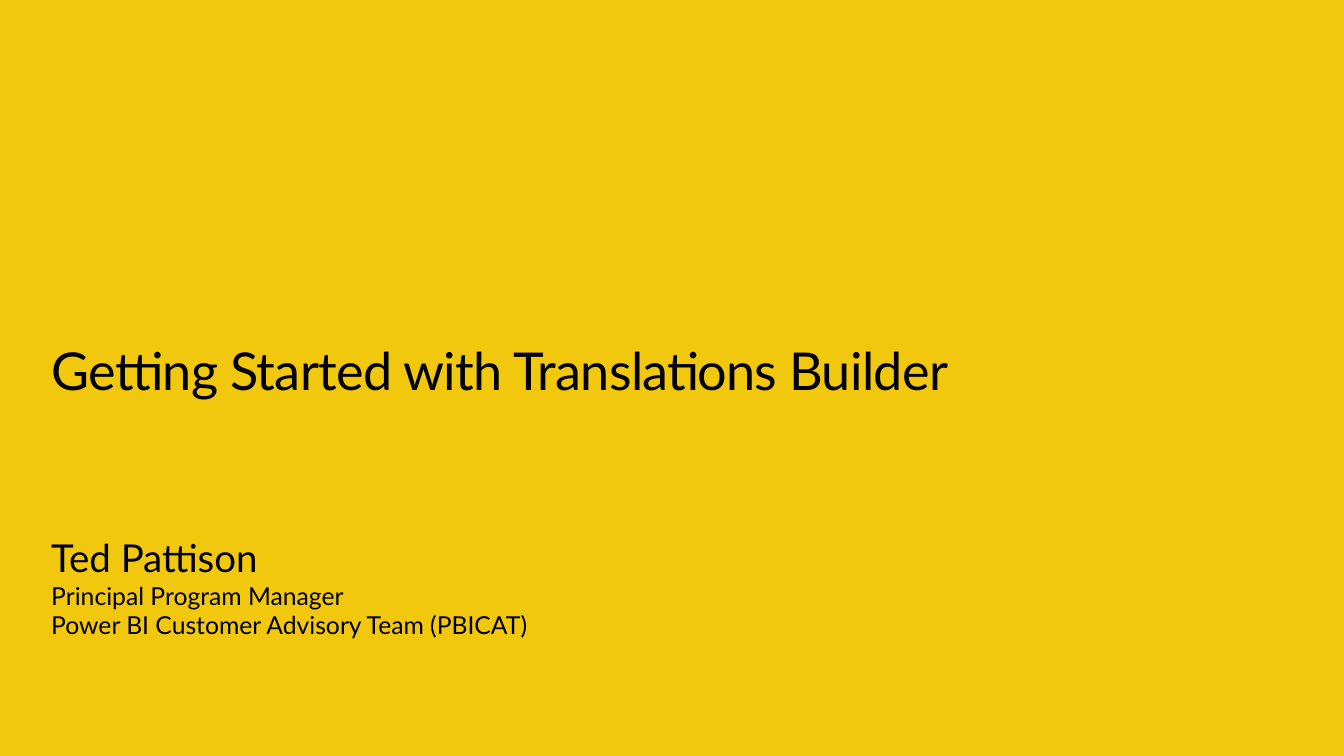
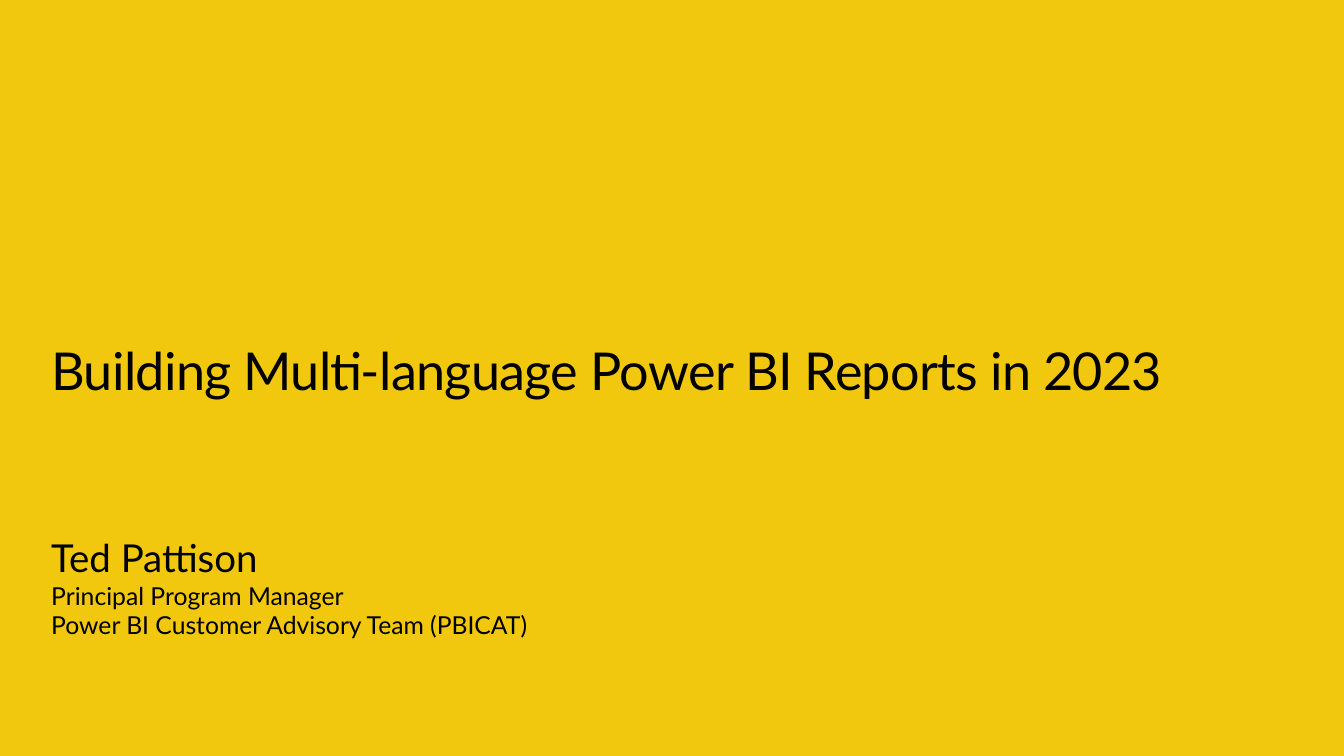
Before and after one commit to PowerBiDevCamp/TranslationsBuilder, a slide deck: slide 1 of Docs/Translations Builder.pptx. Drawn at 1344x756 pixels with LibreOffice and Linux fonts; fonts in the diff are those of the drawing; background and template pictures are left out. Boxes give left, top, right and bottom in pixels: in the first picture for what was removed or moved away, otherwise in the second. Text is boxed around its words. In the diff, an @@ line names an element or a change of style, - is before the commit and + after.

```diff
--- a/Docs/Translations Builder.pptx
+++ b/Docs/Translations Builder.pptx
@@ title at [51, 351, 1162, 400]: text changed @@
-Getting Started with Translations Builder
+Building Multi-language Power BI Reports in 2023
```
Also in this commit, not shown: 1 other slide changed, 1 other file.
